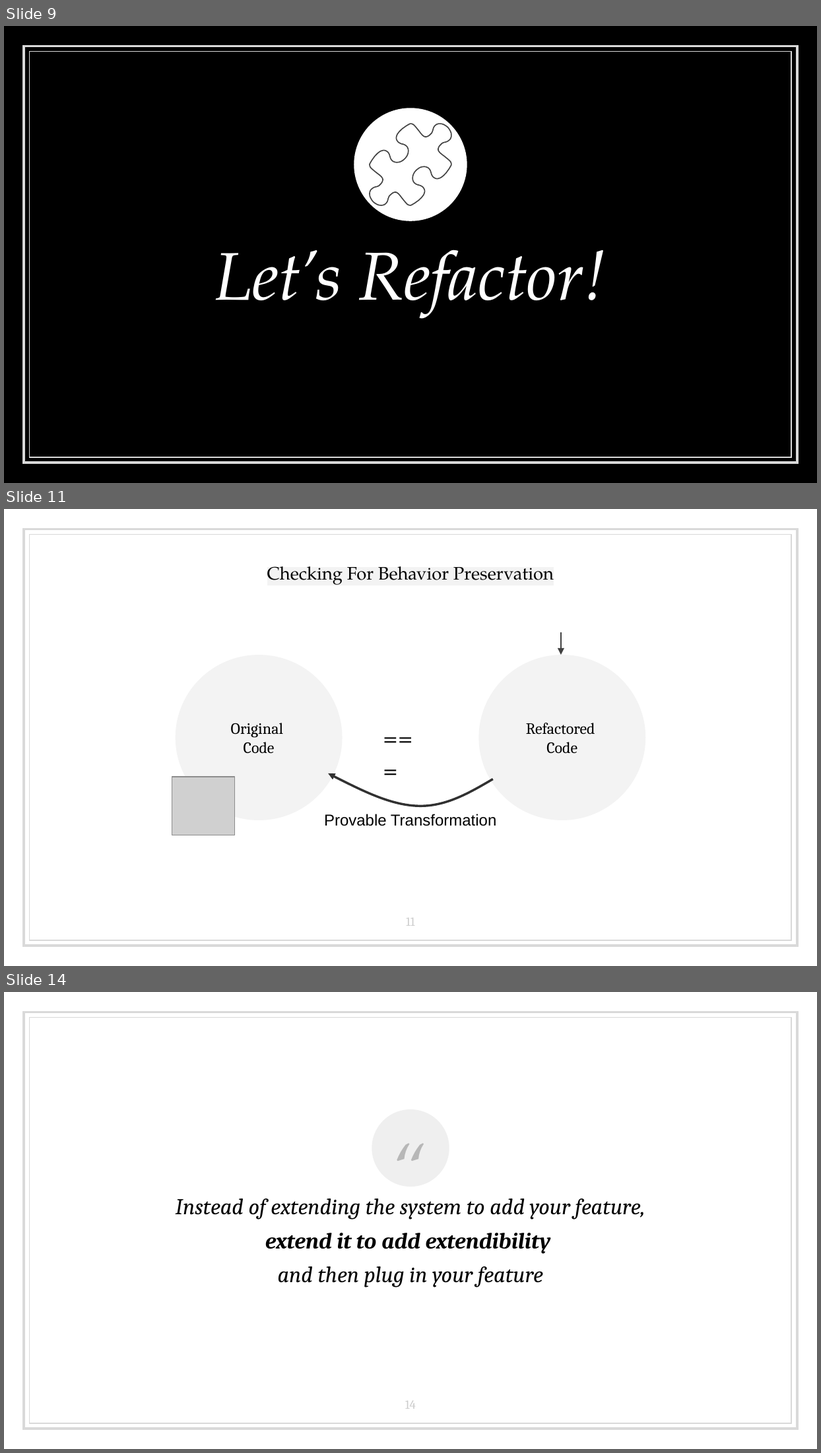
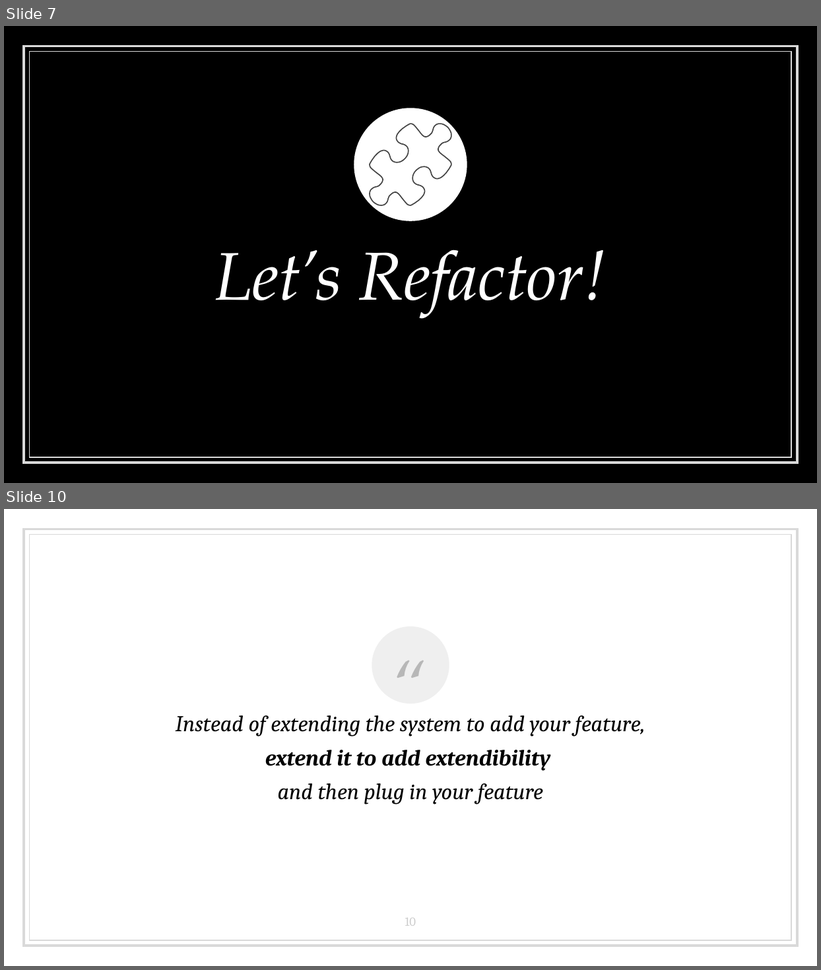
Before and after one commit to LearnWithLlew/RefactoringToCleanerCode.Slides, a slide deck: RefactoringToCleanerCode-In Person.pptx. Shown one above the other, each under a label of ours: slides 9, 11 and 14 before the commit, slides 7 and 10 after it; the slides between them are not shown. The pictures are 821x1453 and 821x970 pixels, drawn with LibreOffice and Linux fonts; fonts in the diff are those of the drawing; grey boxes stand for pictures. Boxes give left, top, right and bottom in pixels: in the first picture for what was removed or moved away, otherwise in the second. Text is boxed around its words. In the diff, an @@ line names an element or a change of style, - is before the commit and + after.

```diff
--- a/RefactoringToCleanerCode-In Person.pptx
+++ b/RefactoringToCleanerCode-In Person.pptx
@@ slide 11 removed at (4,509,817,966), background #FFFFFF; not listed: 2 template elements that a slide beside it also shows @@
@@ title removed at (267,566,554,585) @@
-Checking For Behavior Preservation
@@ arrow removed from (561, 632) to (561, 655) @@
@@ ellipse removed at (176,655,343,821) @@
-Original
-Code
@@ ellipse removed at (479,655,646,821) @@
-Refactored
-Code
@@ text removed at (375,717,435,758) @@
-===
@@ picture removed at (172,778,235,836) @@
@@ freeform shape removed at (329,773,494,806) @@
@@ text removed at (324,814,496,826) @@
-Provable Transformation
@@ page number removed at (406,918,415,926) @@
-11
@@ what was slide 9 is now slide 7 @@
@@ what was slide 14 is now slide 10 @@
@@ page number at (405,918,416,926): text changed @@
-14
+10
```
Also in this commit, not shown: 2 slides changed, 2 slides added, 5 other slides removed.
